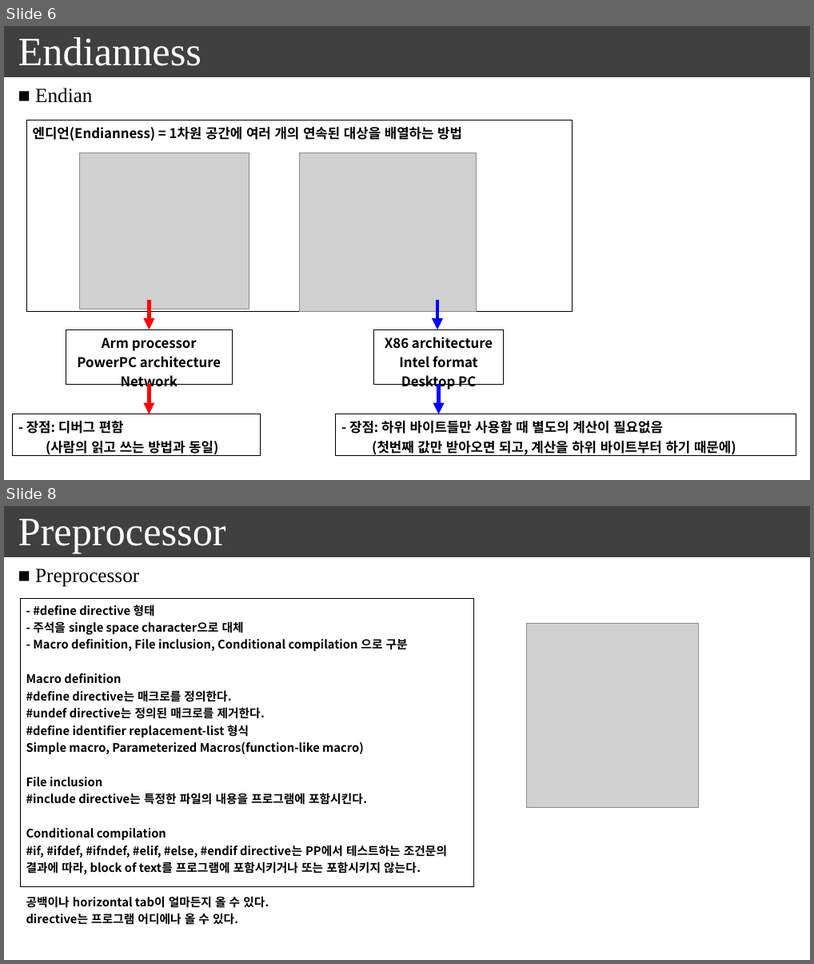
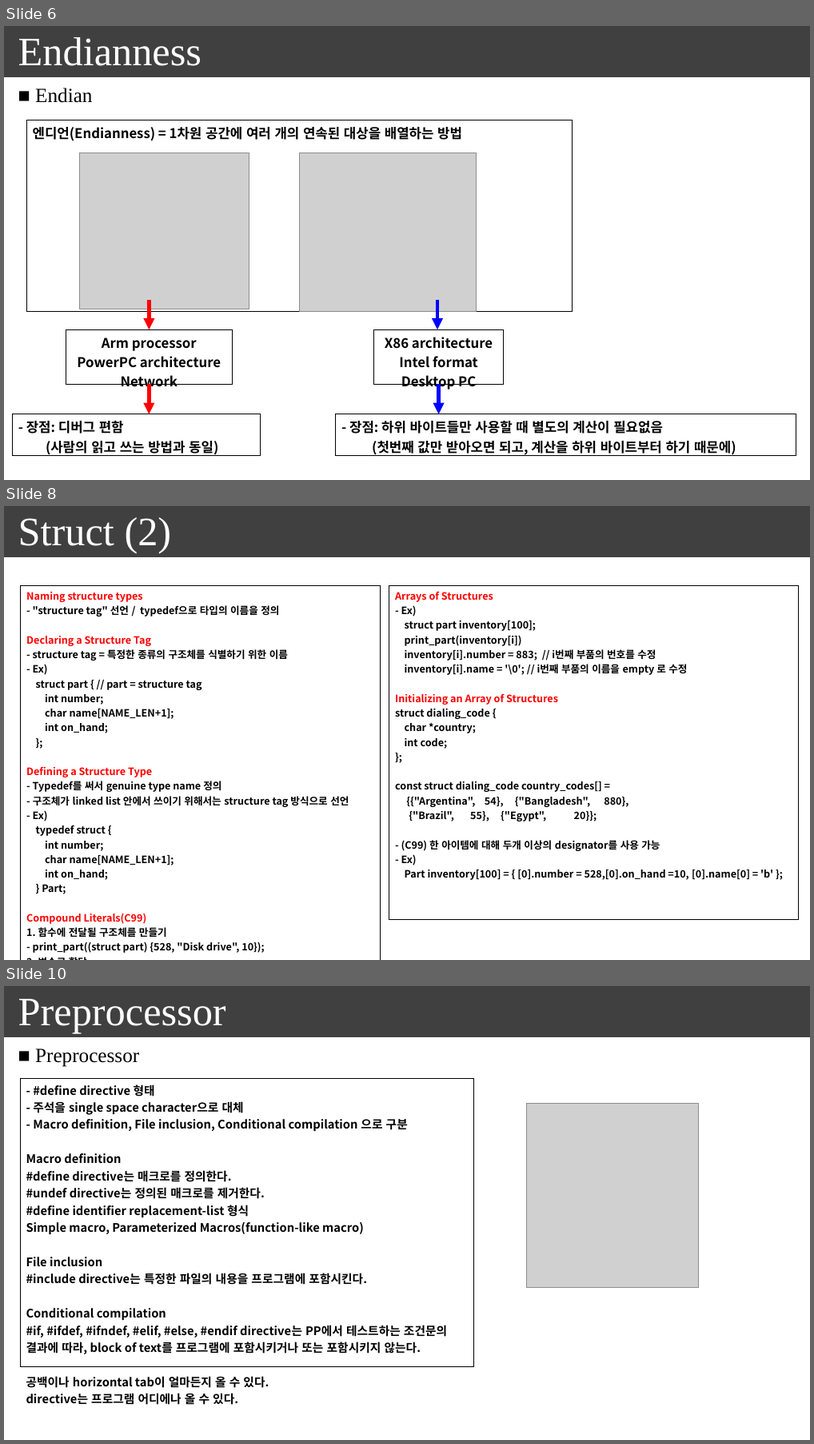
Before and after one commit to seonghokim/Study, a slide deck: everything in c.pptx. Shown one above the other, each under a label of ours: slides 6 and 8 before the commit, slides 6, 8 and 10 after it; the slides between them are not shown. The pictures are 814x964 and 814x1444 pixels, drawn with LibreOffice and Linux fonts; fonts in the diff are those of the drawing; grey boxes stand for pictures. Boxes give left, top, right and bottom in pixels: in the first picture for what was removed or moved away, otherwise in the second. Text is boxed around its words. In the diff, an @@ line names an element or a change of style, - is before the commit and + after.

```diff
--- a/everything in c.pptx
+++ b/everything in c.pptx
@@ slide 8 added at (4, 506, 810, 960), background #FFFFFF; not listed: 1 template element that a slide beside it also shows @@
@@ text added at (18, 517, 172, 553), 48 pt, text #FFFFFF @@
+Struct (2)
@@ table added at (20, 585, 380, 956), 1 rows, 1 columns @@
+Naming structure types / - "structure tag" 선언 / typedef으로 타입의 이름을 정의 / Declaring a Structure Tag / - structure tag = 특정한 종류의 구조체를 식별하기 위한 이름 / - Ex) / struct part { // part = structure tag / int number; / char name[NAME_LEN+1]; / int on_hand; / }; / Defining a Structure Type / - Typedef를 써서 genuine type name 정의 / - 구조체가 linked list 안에서 쓰이기 위해서는 structure tag 방식으로 선언 / - Ex) / typedef struct { / int number; / char name[NAME_LEN+1]; / int on_hand; / } Part; / Compound Literals(C99) / 1. 함수에 전달될 구조체를 만들기 / - print_part((struct part) {528, "Disk drive", 10}); / 2. 변수로 할당 / part1 = (struct part) {528, "Disk drive", 10};
@@ table added at (390, 585, 799, 919), 1 rows, 1 columns @@
+Arrays of Structures / - Ex) / struct part inventory[100]; / print_part(inventory[i]) / inventory[i].number = 883; // i번째 부품의 번호를 수정 / inventory[i].name = '\0'; // i번째 부품의 이름을 empty 로 수정 / Initializing an Array of Structures / struct dialing_code { / char *country; / int code; / }; / const struct dialing_code country_codes[] = / {{"Argentina", 54}, {"Bangladesh", 880}, / {"Brazil", 55}, {"Egypt", 20}}; / - (C99) 한 아이템에 대해 두개 이상의 designator를 사용 가능 / - Ex) / Part inventory[100] = { [0].number = 528,[0].on_hand =10, [0].name[0] = 'b' };
@@ what was slide 8 is now slide 10 @@
```
Also in this commit, not shown: 3 slides changed, 1 other slide added.
